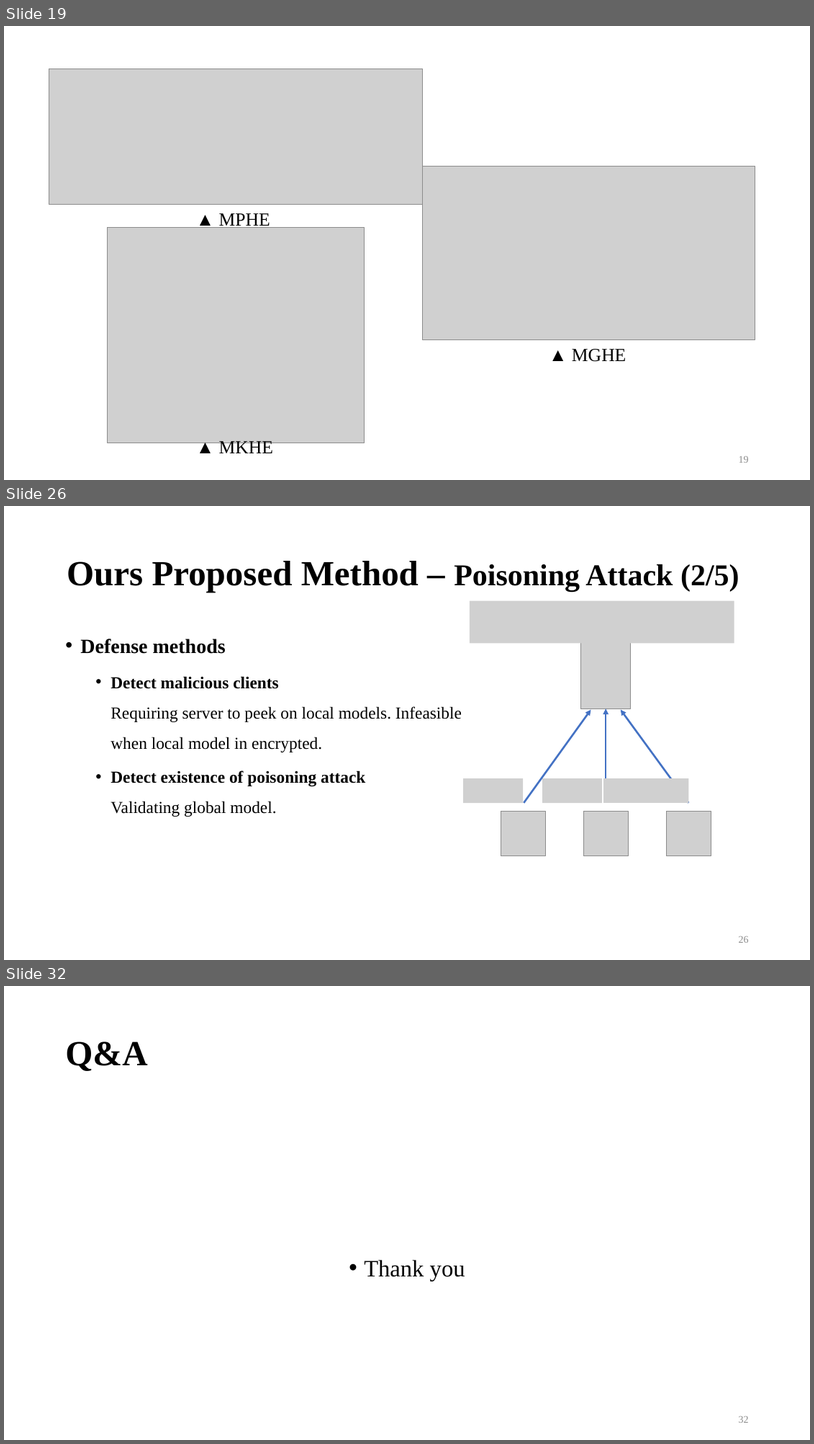
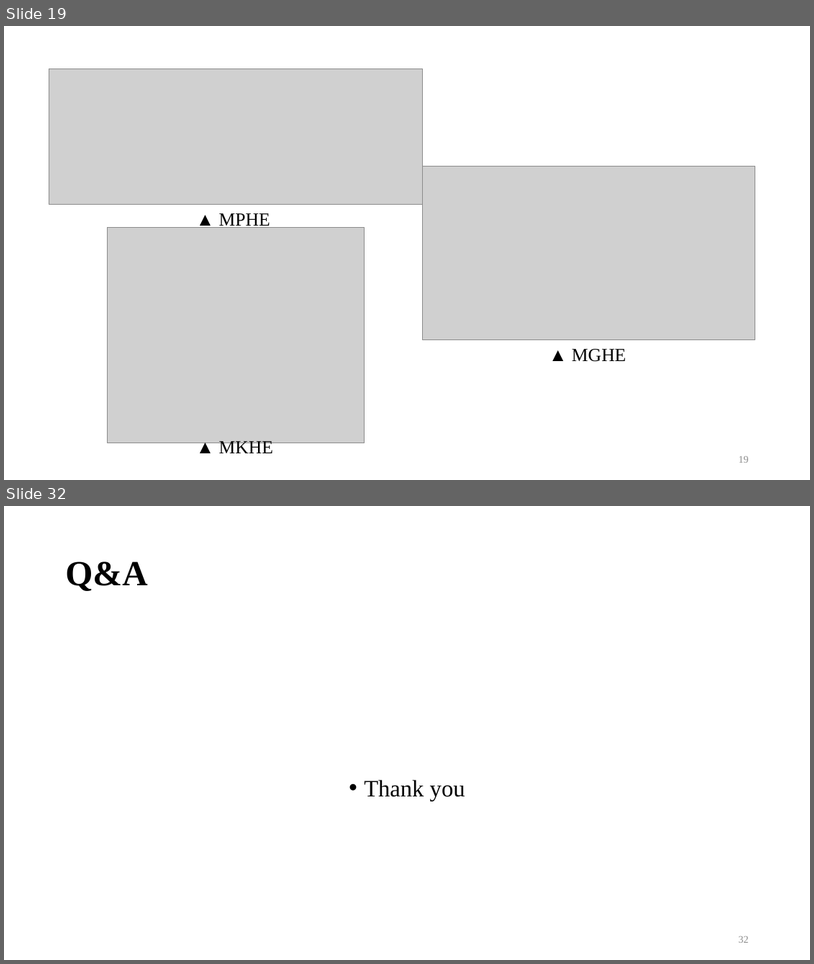
Before and after one commit to bernie6401/NTU_CNS, a slide deck: Final Project/Final Project.pptx. Shown one above the other, each under a label of ours: slides 19, 26 and 32 before the commit, slides 19 and 32 after it; the slides between them are not shown. The pictures are 814x1444 and 814x964 pixels, drawn with LibreOffice and Linux fonts; fonts in the diff are those of the drawing; grey boxes stand for pictures; background and template pictures are left out. Boxes give left, top, right and bottom in pixels: in the first picture for what was removed or moved away, otherwise in the second. Text is boxed around its words. In the diff, an @@ line names an element or a change of style, - is before the commit and + after.

```diff
--- a/Final Project/Final Project.pptx
+++ b/Final Project/Final Project.pptx
@@ slide 26 removed at [4,506,810,960], background #FFFFFF @@
@@ title removed at [67,561,740,592] @@
-Ours Proposed Method – Poisoning Attack (2/5)
@@ picture removed at [470,601,735,644] @@
@@ text removed at [80,638,462,816] @@
-• Defense methods
-  • Detect malicious clients
-    Requiring server to peek on local models. Infeasible
-    when local model in encrypted.
-  • Detect existence of poisoning attack
-    Validating global model.
@@ picture removed at [581,638,631,708] @@
@@ arrow removed from (525, 803) to (592, 709) @@
@@ arrow removed from (606, 803) to (606, 708) @@
@@ arrow removed from (689, 803) to (621, 709) @@
@@ picture removed at [464,778,524,803] @@
@@ picture removed at [543,778,603,803] @@
@@ picture removed at [604,778,689,803] @@
@@ picture removed at [501,811,545,856] @@
@@ picture removed at [584,811,628,856] @@
@@ picture removed at [666,811,711,856] @@
@@ page number removed at [739,936,749,942] @@
-26
```
Also in this commit, not shown: 9 slides changed, 6 slides added, 5 other slides removed, 1 other file.
